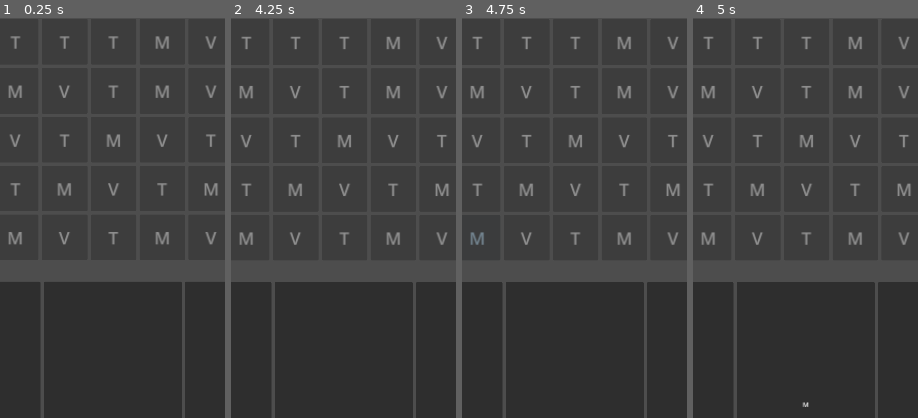
Above: before the commit, frames 1-4 (left to right).
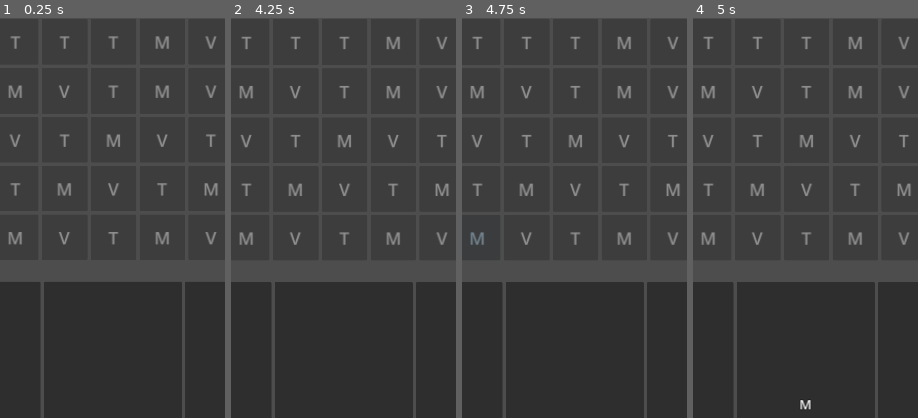
Above: after the commit, the same moments.

Repository: YorshG/LaUltimaTaqueria
Game: Godot game, scene res://scenes/App.tscn
Same seed, same stepped clock (60 frames per second), same inputs: the game is played once before the commit and once after it.
Inputs (mouse positions are % of the whole screen's width and height, from its top left):
- Up to frame 1 (0.25 s): no input
- Up to frame 2 (4.25 s): click "Reiniciar" at 0.5 s; click "Reiniciar" at 1.25 s; click "Reiniciar" at 2 s; click "Sí, reiniciar" at 2.75 s; tap Enter at 3.5 s; drag from (50, 42) to (60, 28) at 3.52 s
- Up to frame 3 (4.75 s): tap Space at 4.25 s; drag from (30, 55) to (45, 70) at 4.27 s
- Up to frame 4 (5 s): no input
The pictures show only the part of the screen within x 25-75%, y 27-77%; the shares and areas given below are measured in that part.

Frames 1-3 are identical in both runs. In frame 4, less than 0.1% of the frame differs, in the area x 47-53%, y 95-98%.
Error in both runs: Trying to return an array of type "Array" where expected return type is "Array[Vector2i]". (res://scripts/board/board_view.gd:115)

Commit message:
UI: enlarge and outline runner letters on mobile

Diff:
--- a/scenes/lane/LaneRunner.tscn
+++ b/scenes/lane/LaneRunner.tscn
@@ -21,4 +21,6 @@
 grow_vertical = 2
 text = "M"
 horizontal_alignment = 1
+theme_override_font_sizes/font_size = 32
+theme_override_constants/outline_size = 4
 vertical_alignment = 1
